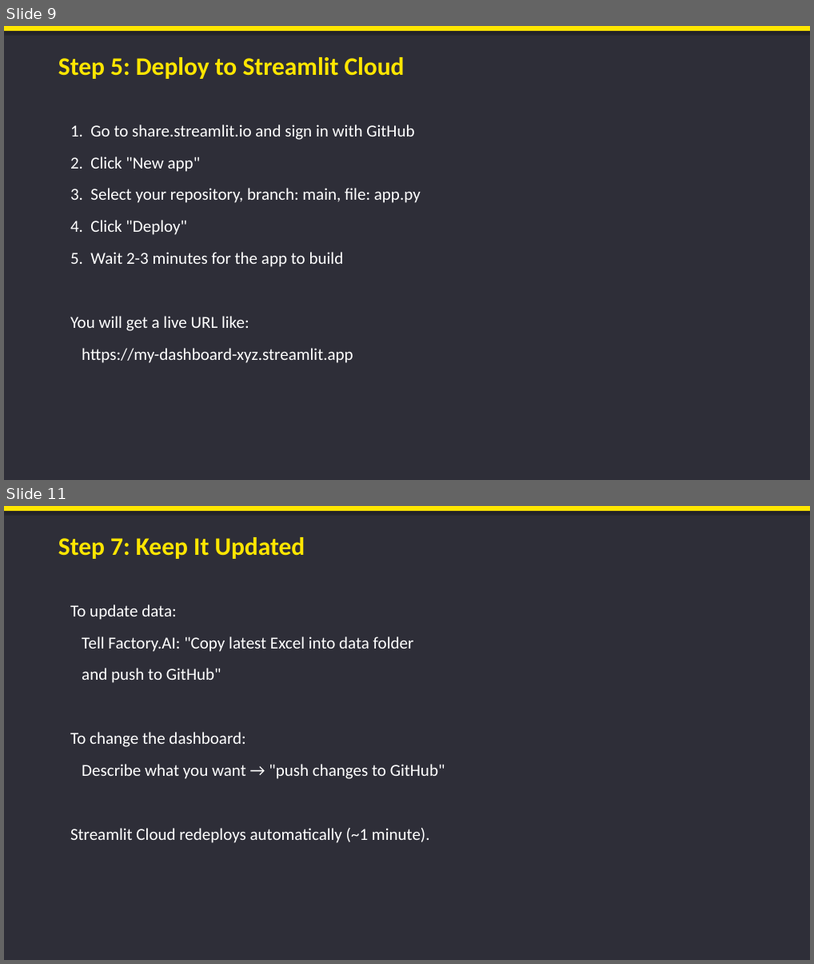
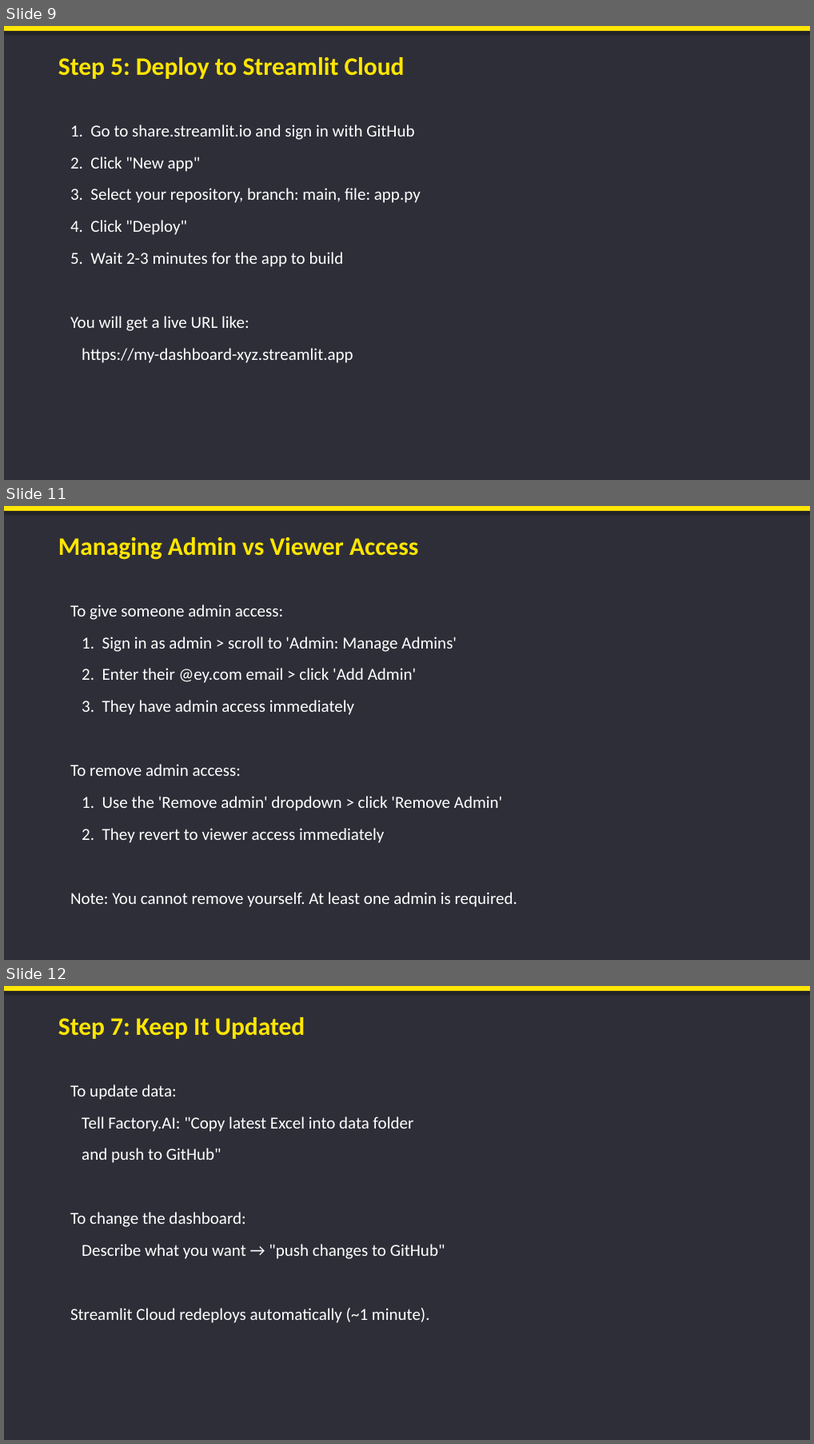
Before and after one commit to JustinDGold/Factory-Dashboard-demo, a slide deck: Factory_AI_Dashboard_Guide.pptx. Shown one above the other, each under a label of ours: slides 9 and 11 before the commit, slides 9, 11 and 12 after it; the slides between them are not shown. The pictures are 814x964 and 814x1444 pixels, drawn with LibreOffice and Linux fonts; fonts in the diff are those of the drawing. Boxes give left, top, right and bottom in pixels: in the first picture for what was removed or moved away, otherwise in the second. Text is boxed around its words. In the diff, an @@ line names an element or a change of style, - is before the commit and + after.

Commit message:
Add detailed admin vs viewer access management to all guides

```diff
--- a/Factory_AI_Dashboard_Guide.pptx
+++ b/Factory_AI_Dashboard_Guide.pptx
@@ slide 11 added at box(4, 506, 810, 960), background #2E2E38 @@
@@ rectangle added at box(4, 506, 810, 511), fill #FFE600 @@
@@ text added at box(58, 537, 418, 560), 30 pt, text #FFE600, bold @@
+Managing Admin vs Viewer Access
@@ text added at box(70, 604, 518, 907), 20 pt, text #FFFFFF @@
+To give someone admin access:
+1. Sign in as admin > scroll to 'Admin: Manage Admins'
+2. Enter their @ey.com email > click 'Add Admin'
+3. They have admin access immediately
+To remove admin access:
+1. Use the 'Remove admin' dropdown > click 'Remove Admin'
+2. They revert to viewer access immediately
+Note: You cannot remove yourself. At least one admin is required.
@@ what was slide 11 is now slide 12 @@
```
Also in this commit, not shown: 1 slide changed, 3 other files.
